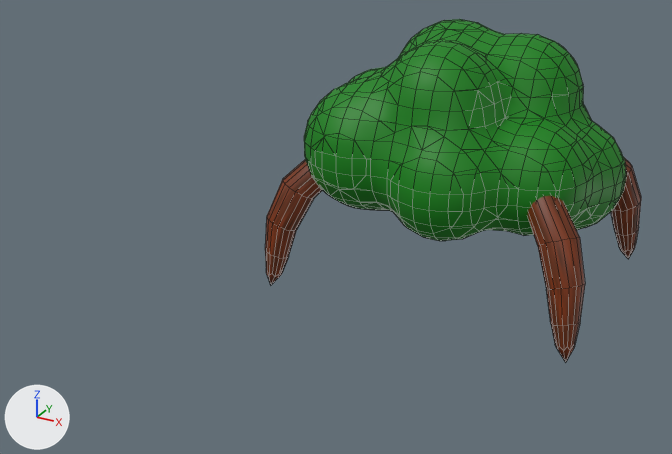
One commit to the FBX model Assets/models/Enemys/Prefabs/dryad crawler1.fbx: the scene before it, then after it.
Both versions are drawn from a 50 mm camera at (2.05, -2.95, 2.02) aimed at (0.27, 0.28, 0.4). The lights are fixed; the arrows at lower left show +X, +Y and +Z. The first picture is the older version. Mesh edges are drawn as thin lines.

The first picture shows 'Mball.001'.
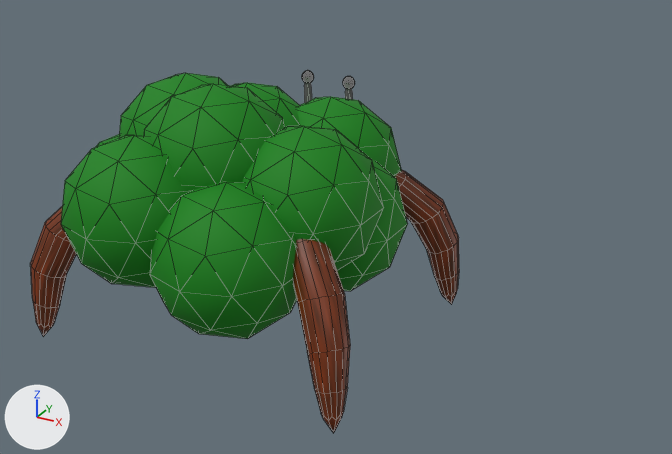
Location of each change, [x1, y1, x2, y2] in pixels of the pictures (672 x 454 px; the box of a moved part takes in the faces that stretch with it):
'Mball.001', reshaped, moved, turned, rescaled
    before: [265, 19, 641, 363]
    after: [31, 70, 459, 433]
part 1 of me_mesh, moved or reshaped
    before: [265, 159, 322, 285]
    after: [395, 170, 459, 305]
part 2 of me_mesh, moved or reshaped (not visible before)
    after: [293, 239, 350, 433]
part 3 of me_mesh, moved or reshaped (not visible afterwards)
    before: [528, 196, 585, 363]
part 4 of me_mesh, moved or reshaped
    before: [611, 158, 641, 259]
    after: [31, 207, 76, 337]
part 5 of me_mesh, added (green)
    after: [144, 84, 285, 191]
part 6 of me_mesh, added (green)
    after: [231, 83, 300, 127]
part 7 of me_mesh, added (green)
    after: [297, 97, 402, 177]
part 8 of me_mesh, added (green)
    after: [243, 126, 383, 270]
part 9 of me_mesh, added (mostly hidden)
    after: [96, 134, 119, 147]
part 10 of me_mesh, added (green)
    after: [337, 157, 408, 291]
part 11 of me_mesh, added (green)
    after: [119, 73, 227, 137]
part 12 of me_mesh, added (green)
    after: [61, 135, 191, 288]
part 13 of me_mesh, added (green)
    after: [150, 182, 297, 339]
part 14 of me_mesh, added
    after: [343, 76, 355, 89]
part 15 of me_mesh, added
    after: [302, 70, 314, 83]
part 16 of me_mesh, added (mostly hidden)
    after: [345, 89, 352, 99]
part 17 of me_mesh, added (mostly hidden)
    after: [304, 83, 312, 103]
part 18 of me_mesh, deleted (green)
    before: [304, 19, 626, 241]

Edits to the bpy script that builds the scene:
```text
Change me_mesh:
    used by ob_mball_001; location = (0.61, 0.863, 0.714); scale = (0.182, 0.182, 0.182)
    remove me_mesh.from_pydata(...)  # 1652 vertices, 1892 faces; spans x -4.13..3.99, y -3.55..3.61, z -3.93..2.65
    add me_mesh.from_pydata(...)  # 1770 vertices, 2248 faces; spans x -398.76..412.84, y -392.53..218.57, z -404.33..416.79
    me_mesh part 1: the loose piece of 114 vertices spanning x -4.13..-1.65, y -3.09..-0.86, z -3.93..0.32 is turned -90 degrees about the x axis through its middle and scaled by 100, then moved by (-271.8, -178.46, 224.66)
    me_mesh part 2: the loose piece of 114 vertices spanning x -4.13..-1.65, y 1.11..3.34, z -3.93..0.32 is turned -90 degrees about the x axis through its middle and scaled by 100, then moved by (-271.8, -182.66, -195.42)
    me_mesh part 3: the loose piece of 114 vertices spanning x 1.51..3.99, y -3.09..-0.86, z -3.93..0.32 is turned -90 degrees about the x axis through its middle and scaled by 100, then moved by (286.02, -178.46, 224.66)
    me_mesh part 4: the loose piece of 114 vertices spanning x 1.51..3.99, y 1.11..3.34, z -3.93..0.32 is turned -90 degrees about the x axis through its middle and scaled by 100, then moved by (286.02, -182.66, -195.42)
    me_mesh part 5: a new loose piece, an icosphere of 80 faces spanning x -151.19..162.47, y -111.23..218.57, z -266.14..63.66, in mat_material_001 (green #008106)
    me_mesh part 6: a new loose piece, an icosphere of 80 faces spanning x -116.87..196.79, y -153.13..176.66, z -93.66..236.13, in mat_material_001 (green #008106)
    me_mesh part 7: a new loose piece, an icosphere of 80 faces spanning x -279.23..34.42, y -186.68..143.11, z -0.5..329.3, in mat_material_001 (green #008106)
    me_mesh part 8: a new loose piece, an icosphere of 80 faces spanning x -349.2..-35.55, y -180.16..149.63, z -237.5..92.3, in mat_material_001 (green #008106)
    me_mesh part 9: a new loose piece, an icosphere of 80 faces spanning x 77.45..391.1, y -251.1..78.69, z -246.23..83.57, in mat_material_001 (green #008106)
    me_mesh part 10: a new loose piece, an icosphere of 80 faces spanning x -355.95..-42.3, y -256.06..73.74, z -128.87..200.92, in mat_material_001 (green #008106)
    me_mesh part 11: a new loose piece, an icosphere of 80 faces spanning x -23.5..290.16, y -121.03..208.76, z -191.23..138.57, in mat_material_001 (green #008106)
    me_mesh part 12: a new loose piece, an icosphere of 80 faces spanning x -49.7..263.96, y -198.81..130.98, z -404.33..-74.53, in mat_material_001 (green #008106)
    me_mesh part 13: a new loose piece, an icosphere of 80 faces spanning x -268.52..45.14, y -260.54..69.26, z -400.7..-70.9, in mat_material_001 (green #008106)
    me_mesh part 14: a new loose piece of 302 vertices spanning x -73.76..-43.68, y 103.41..135.61, z 354.51..384.6, in mat_material_004 (black #000000)
    me_mesh part 15: a new loose piece of 302 vertices spanning x 43.68..73.76, y 103.41..135.61, z 354.51..384.6, in mat_material_004 (black #000000)
    me_mesh part 16: a new loose piece of 82 vertices spanning x -68.32..-49.13, y -34.39..119.51, z 359.96..379.15, in mat_material_003 (white #e7e7e7)
    me_mesh part 17: a new loose piece of 82 vertices spanning x 49.13..68.32, y -34.4..119.51, z 359.96..379.15, in mat_material_003 (white #e7e7e7)
    me_mesh part 18: the loose piece of 1196 vertices spanning x -3.8..3.93, y -3.55..3.61, z -2.17..2.65 is deleted
    other edits to the shape of me_mesh do not show in these pictures
    add me_mesh.materials.append(mat_material_003)  # white #e7e7e7
    add me_mesh.materials.append(mat_material_004)  # black #000000
Change ob_mball_001:
    ob_mball_001.location: (0.61, 0.863, 0.714) -> (0.018, -0.005, 0.714)
    ob_mball_001.rotation_euler: (0.0, 0.0, 0.0) -> (1.571, 0.0, 3.142)  # degrees (0, 0, 0) -> degrees (90, 0, 180)
    ob_mball_001.scale: (0.182, 0.182, 0.182) -> (0.00182, 0.00182, 0.00182)
```
